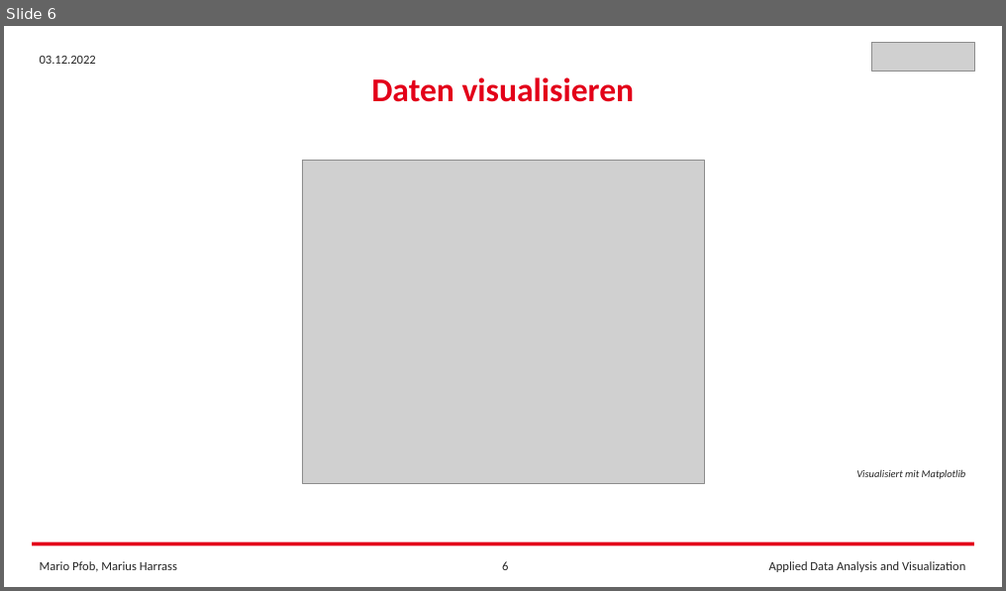
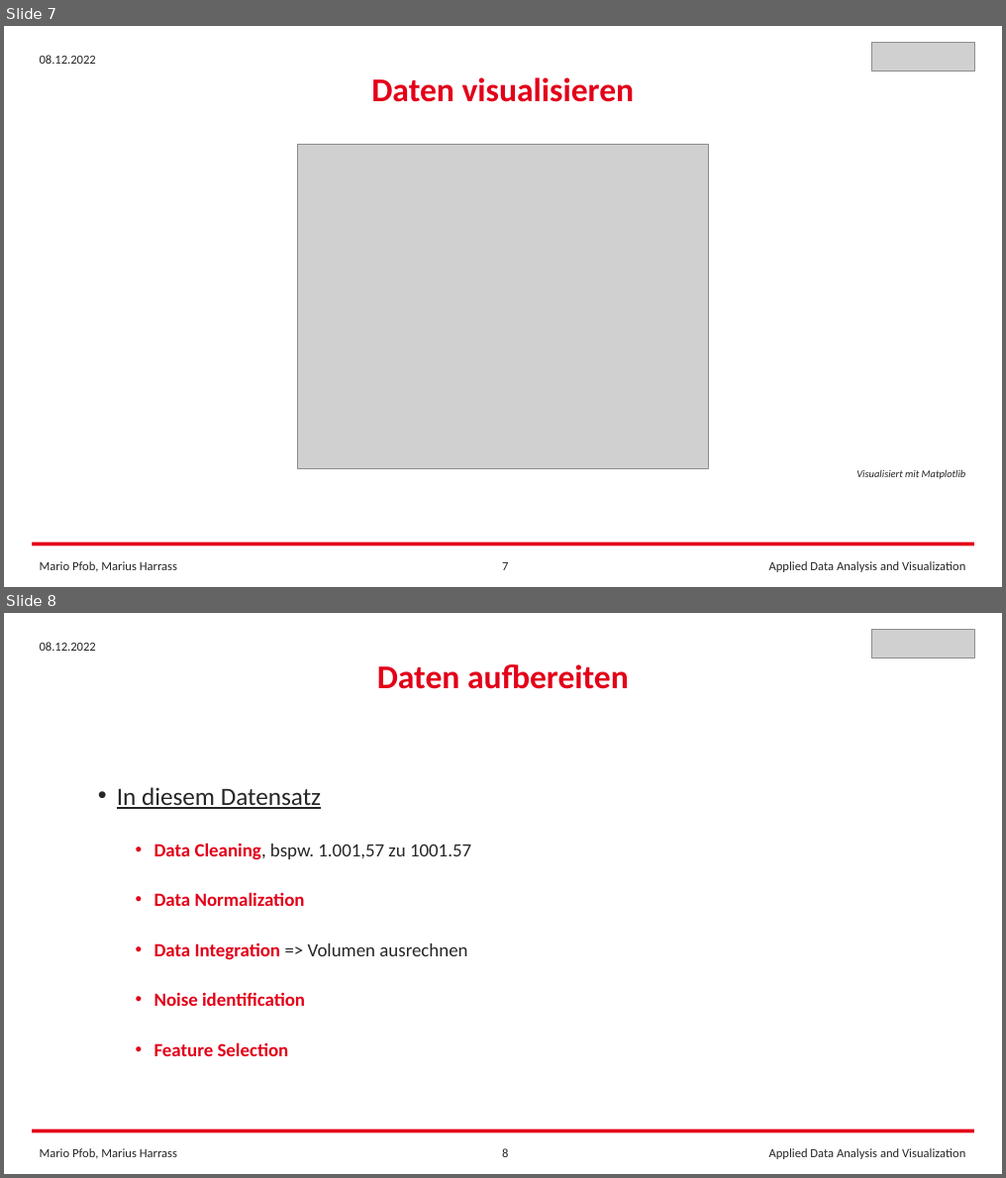
Before and after one commit to FrankCastlepancakes/ClusteringScikitLearn, a slide deck: Clustering_Scikit_Learn.pptx. Shown one above the other, each under a label of ours: slide 6 before the commit, slides 7 and 8 after it. The pictures are 1006x591 and 1006x1178 pixels, drawn with LibreOffice and Linux fonts; fonts in the diff are those of the drawing; grey boxes stand for pictures. Boxes give left, top, right and bottom in pixels: in the first picture for what was removed or moved away, otherwise in the second. Text is boxed around its words. In the diff, an @@ line names an element or a change of style, - is before the commit and + after.

```diff
--- a/Clustering_Scikit_Learn.pptx
+++ b/Clustering_Scikit_Learn.pptx
@@ slide 8 added at bbox=[4, 613, 1002, 1174], background #FFFFFF @@
@@ text added at bbox=[40, 642, 96, 651], 12 pt, text #262626 @@
+08.12.2022
@@ picture added at bbox=[872, 630, 975, 658] @@
@@ text added at bbox=[377, 664, 629, 689], 32 pt, text #E30019, bold @@
+Daten aufbereiten
@@ text added at bbox=[117, 787, 471, 1057], 18 pt, text #E30019, bold @@
+• In diesem Datensatz
+  • Data Cleaning, bspw. 1.001,57 zu 1001.57
+  • Data Normalization
+  • Data Integration => Volumen ausrechnen
+  • Noise identification
+  • Feature Selection
@@ rectangle added at bbox=[32, 1130, 974, 1134], fill #E30019 @@
@@ text added at bbox=[40, 1149, 177, 1159], 12 pt, text #262626 @@
+Mario Pfob, Marius Harrass
@@ page number added at bbox=[502, 1149, 508, 1157], 12 pt, text #262626 @@
+8
@@ text added at bbox=[769, 1149, 965, 1159], 12 pt, text #262626 @@
+Applied Data Analysis and Visualization
@@ what was slide 6 is now slide 7 @@
@@ slide 7 changed as well @@
@@ text at bbox=[40, 55, 96, 64]: text changed @@
-03.12.2022
+08.12.2022
@@ picture: place and size @@
-picture at bbox=[302, 160, 704, 484]
+picture at bbox=[298, 145, 709, 470]
@@ page number at bbox=[502, 563, 508, 570]: text changed @@
-6
+7
```
Also in this commit, not shown: 9 other slides changed, 3 other slides added, 3 other files.
